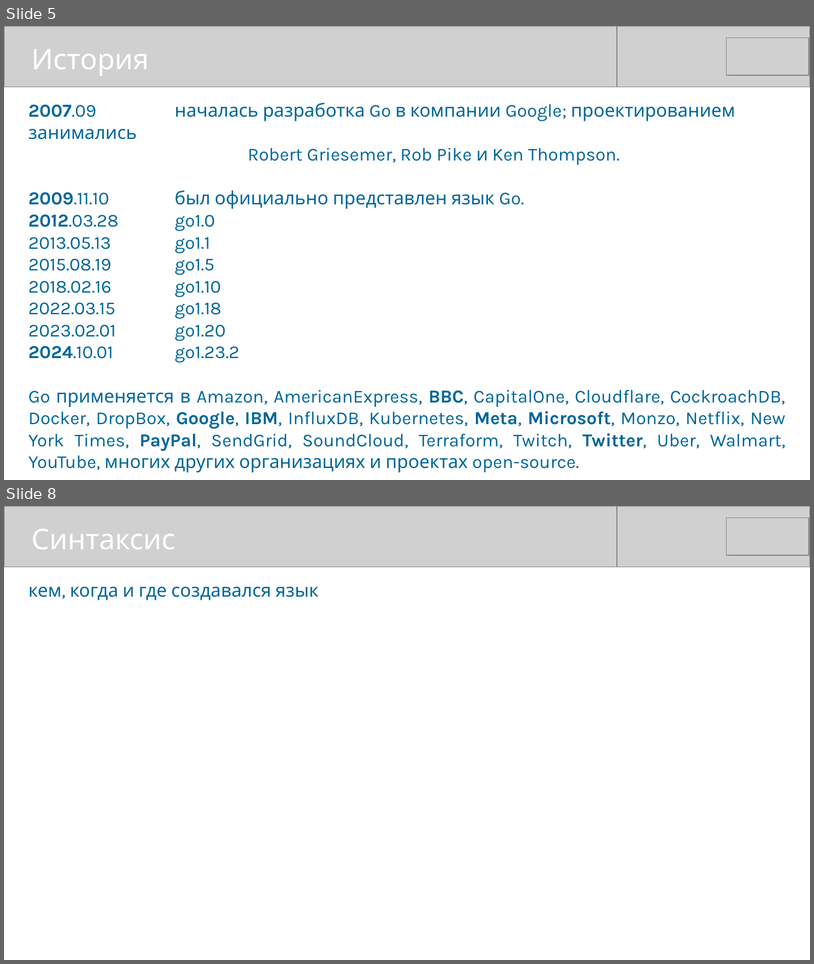
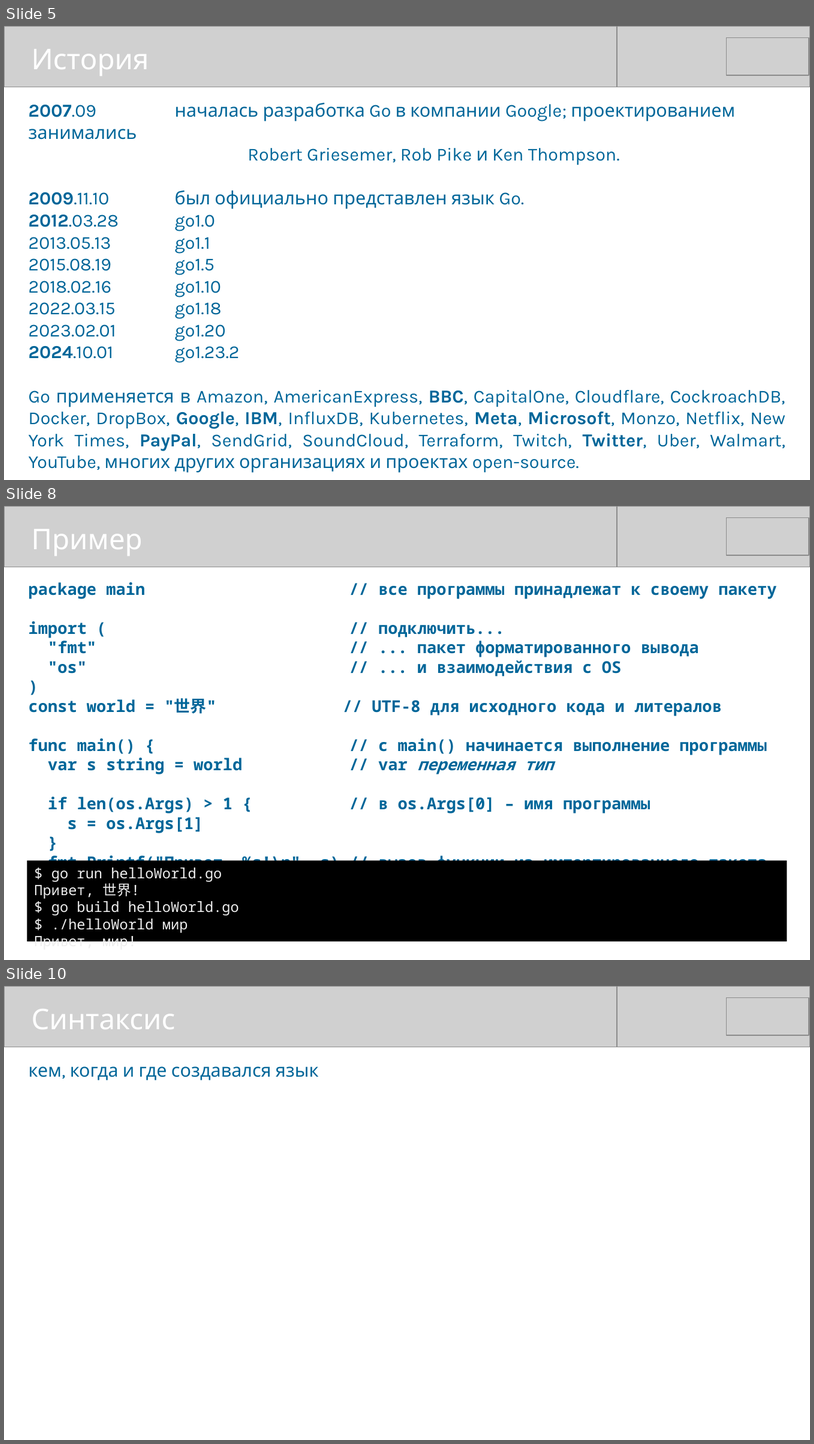
Before and after one commit to mike-shock/Go_language, a slide deck: Go_Intro.odp. Shown one above the other, each under a label of ours: slides 5 and 8 before the commit, slides 5, 8 and 10 after it; the slides between them are not shown. The pictures are 814x964 and 814x1444 pixels, drawn with LibreOffice and Linux fonts; fonts in the diff are those of the drawing; grey boxes stand for pictures. Boxes give left, top, right and bottom in pixels: in the first picture for what was removed or moved away, otherwise in the second. Text is boxed around its words. In the diff, an @@ line names an element or a change of style, - is before the commit and + after.

```diff
--- a/Go_Intro.odp
+++ b/Go_Intro.odp
@@ slide 8 added at [4,506,810,960], background #FFFFFF @@
@@ picture added at [4,506,617,567] @@
@@ picture added at [197,506,810,567] @@
@@ picture added at [727,518,810,556] @@
@@ text added at [32,529,143,556], 28 pt, text #FFFFFF @@
+Пример
@@ text added at [29,582,777,872], 16 pt, text #006699, bold @@
+package main // все программы принадлежат к своему пакету
+import ( // подключить...
+"fmt" // ... пакет форматированного вывода
+"os" // ... и взаимодействия с OS
+)
+const world = "世界" // UTF-8 для исходного кода и литералов
+func main() { // с main() начинается выполнение программы
+var s string = world // var переменная тип
+if len(os.Args) > 1 { // в os.Args[0] – имя программы
+s = os.Args[1]
+}
+fmt.Printf("Привет, %s!\n", s) // вызов функции из импортированного пакета
+}
@@ rectangle added at [27,860,787,942], fill #000000, 14 pt, text #EEEEEE @@
+$ go run helloWorld.go
+Привет, 世界!
+$ go build helloWorld.go
+$ ./helloWorld мир
+Привет, мир!
@@ what was slide 8 is now slide 10 @@
```
Also in this commit, not shown: 5 slides changed, 1 other slide added.
